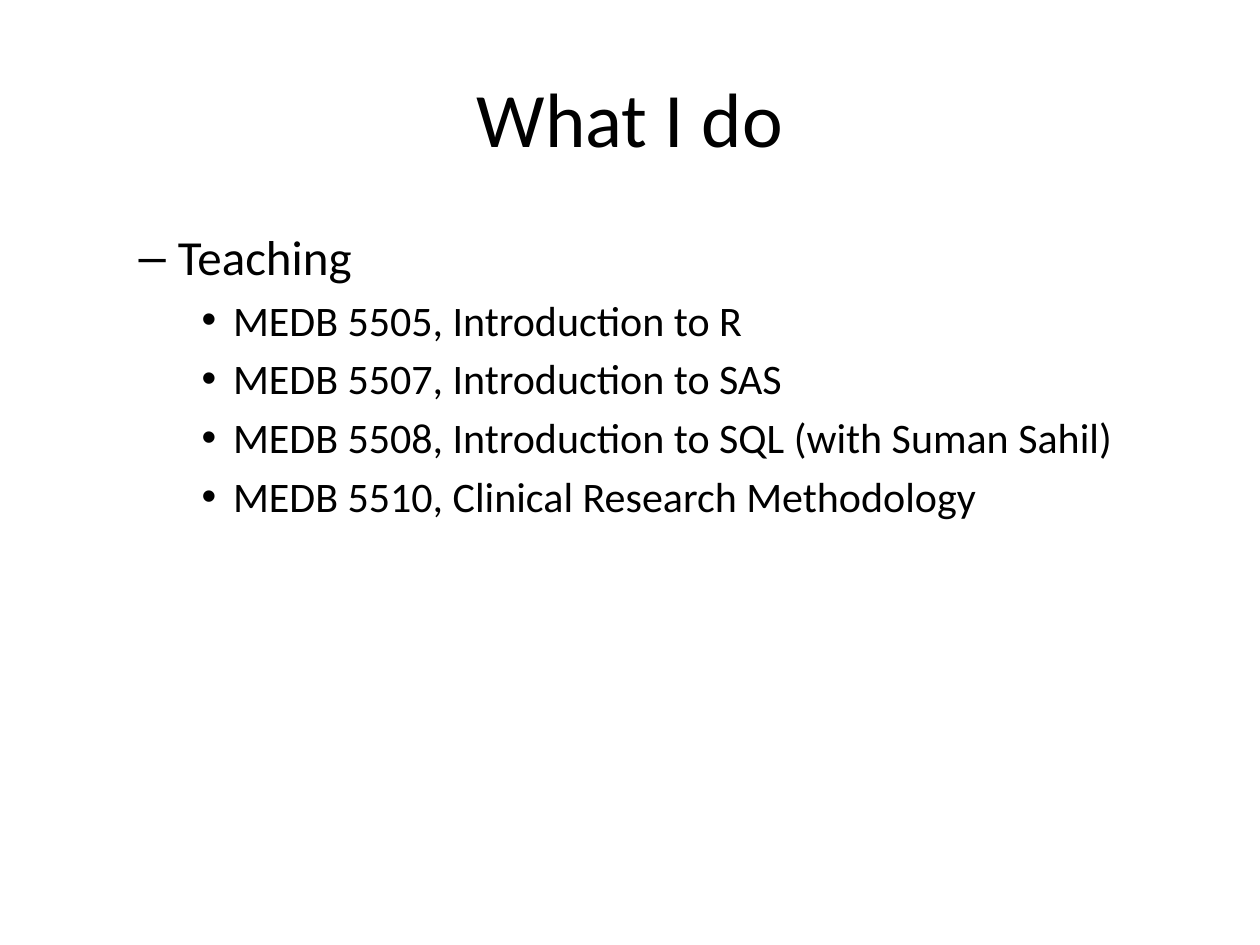
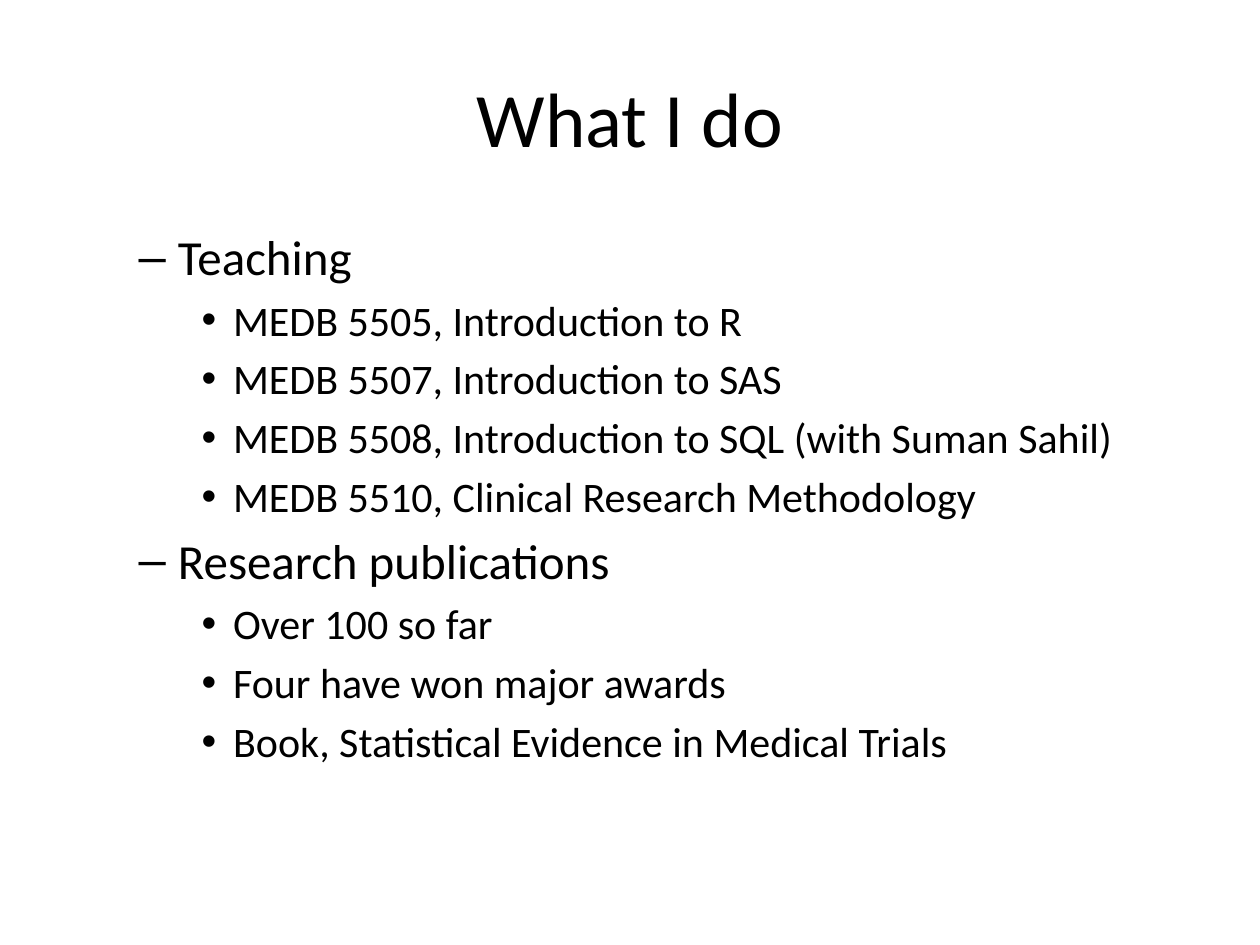
Before and after one commit to pmean/build-website, a slide deck: slide 4 of text/20/research-interests.pptx. Drawn at 1260x945 pixels with LibreOffice and Linux fonts; fonts in the diff are those of the drawing. Boxes give left, top, right and bottom in pixels: in the first picture for what was removed or moved away, otherwise in the second. Text is boxed around its words. In the diff, an @@ line names an element or a change of style, - is before the commit and + after.

Commit message:
Expand discussion in research-interests.

```diff
--- a/text/20/research-interests.pptx
+++ b/text/20/research-interests.pptx
@@ text at [178, 545, 947, 762]: paragraphs added @@
+  – Research publications
+    • Over 100 so far
+    • Four have won major awards
+    • Book, Statistical Evidence in Medical Trials
```
Also in this commit, not shown: 3 other slides changed, 1 slide added, 1 other file.
